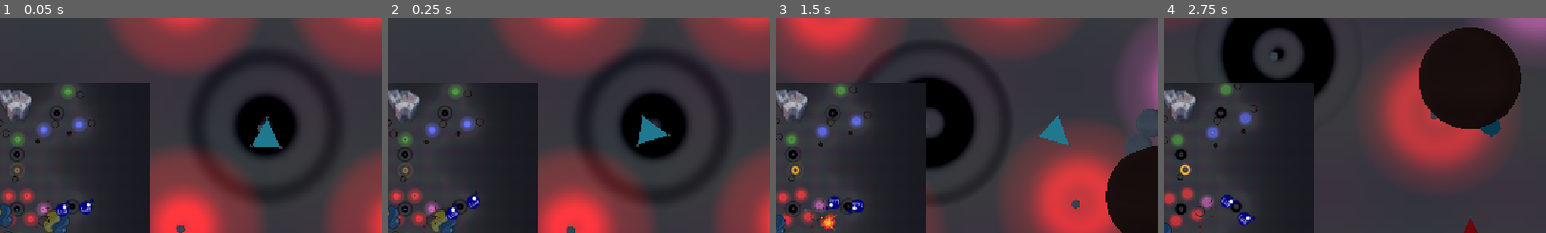
Above: before the commit, frames 1-4 (left to right).
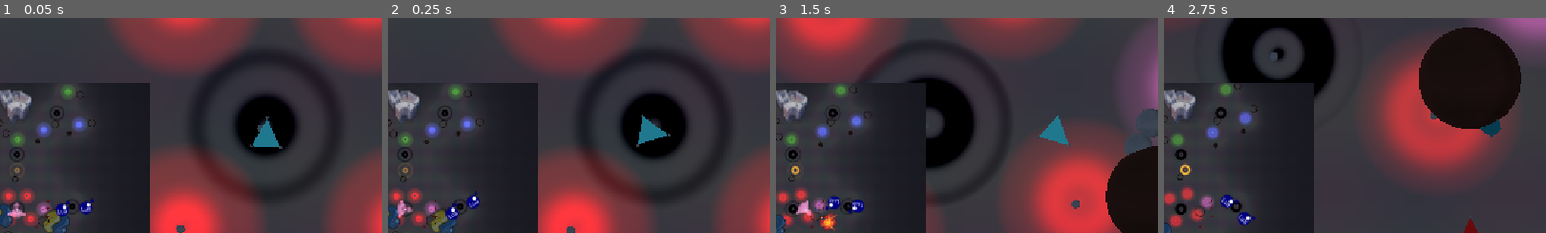
Above: after the commit, the same moments.

Repository: forklovee/SpaceJam2026
Game: Godot game, scene res://main.tscn
The game is run twice, just before and just after one commit, with the same random seed, the same clock (stepped at 60 frames per second) and the same inputs. The engine's default icon, where the game draws it, is replaced by a stand-in: a white triangle on a blue panel in a dark square.
Inputs (mouse positions are % of the whole screen's width and height, from its top left):
- Up to frame 1 (0.05 s): no input
- Up to frame 2 (0.25 s): no input
- Up to frame 3 (1.5 s): move the mouse to (72, 45) at 0.52 s; press the mouse at (72, 45) at 0.53 s; hold D (Right) 0.53-1.28 s; move the mouse to (30, 55) at 1.27 s; release the mouse at (30, 55) at 1.28 s; hold S (Down) from 1.28 s (still down); right-click (30, 55) at 1.35 s
- Up to frame 4 (2.75 s): move the mouse to (60, 28) at 2.02 s; release S (Down) at 2.03 s; press the mouse at (60, 28) at 2.03 s; hold D (Right) from 2.03 s (still down)
The pictures show only the part of the screen within x 15-65%, y 23-73%; the shares and areas given below are measured in that part.

The runs differ from the first frame. In frame 1, 0.2% of the frame differs, in the area x 2-7%, y 85-94%; in frame 2, 0.2%, in the area x 2-7%, y 84-93%; in frame 3, 0.2%; in frame 4, nothing differs.

Commit message:
player_minimap_view
player_minimap_view

Diff:
--- a/Ship/PlayerShip/player_ship.tscn
+++ b/Ship/PlayerShip/player_ship.tscn
@@ -3,9 +3,19 @@
 [ext_resource type="PackedScene" uid="uid://idcyet8cqbav" path="res://Ship/base_ship.tscn" id="1_4ff6c"]
 [ext_resource type="PackedScene" uid="uid://cnkt4114trhuc" path="res://Ship/Gun/regular_gun.tscn" id="2_d1b4h"]
 [ext_resource type="PackedScene" uid="uid://vit26vtugxqg" path="res://Ship/Gun/plsl_gun.tscn" id="3_wtuya"]
+[ext_resource type="Texture2D" uid="uid://ce7ywcbkyruob" path="res://Arty/spaceship.png" id="4_wbcs4"]
 
 [sub_resource type="StandardMaterial3D" id="StandardMaterial3D_4ff6c"]
 albedo_color = Color(0.3372549, 1, 1, 1)
+
+[sub_resource type="PlaneMesh" id="PlaneMesh_bmidl"]
+
+[sub_resource type="StandardMaterial3D" id="StandardMaterial3D_sui1w"]
+transparency = 1
+blend_mode = 1
+shading_mode = 0
+albedo_color = Color(0.99086446, 0.5362912, 0.7762043, 1)
+albedo_texture = ExtResource("4_wbcs4")
 
 [node name="PlayerShip" unique_id=1525440035 groups=["PlayerShip"] instance=ExtResource("1_4ff6c")]
 collision_layer = 1
@@ -22,3 +32,9 @@
 spread_deg = 18.289
 
 [node name="PLSLGun" parent="WingL_GunSlot" parent_id_path=PackedInt32Array(1491398764) index="0" unique_id=1435125892 instance=ExtResource("3_wtuya")]
+
+[node name="MeshInstance3D2" type="MeshInstance3D" parent="." index="7" unique_id=1228452602]
+transform = Transform3D(0.12641177, 0, -2.9973354, 0, 3, 0, 2.9973354, 0, 0.12641177, 0, 0.4, 0)
+layers = 1024
+mesh = SubResource("PlaneMesh_bmidl")
+surface_material_override/0 = SubResource("StandardMaterial3D_sui1w")
Binary file added: Arty/spaceship.png
Not shown, added: Arty/spaceship.png.import
